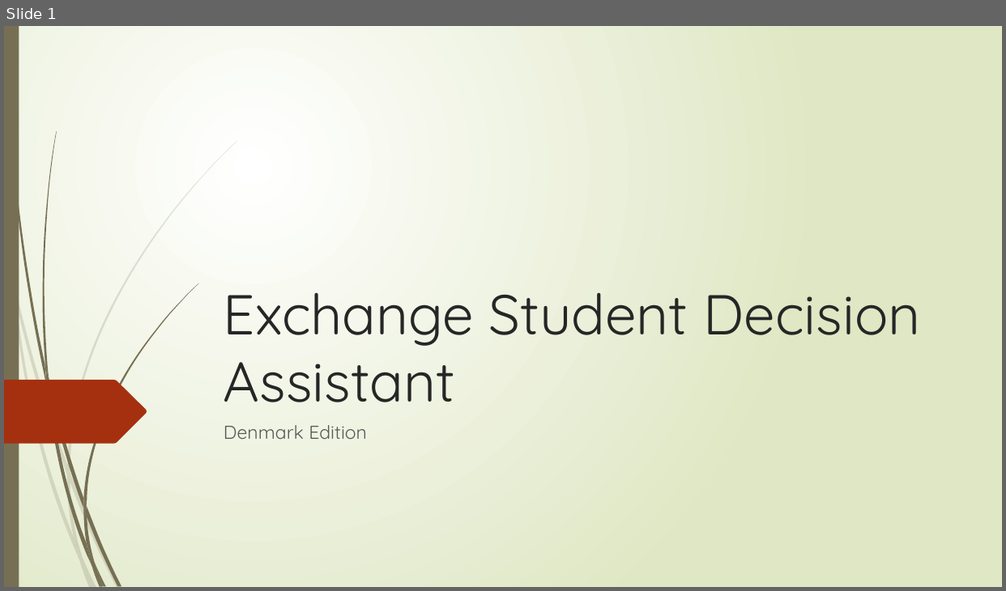
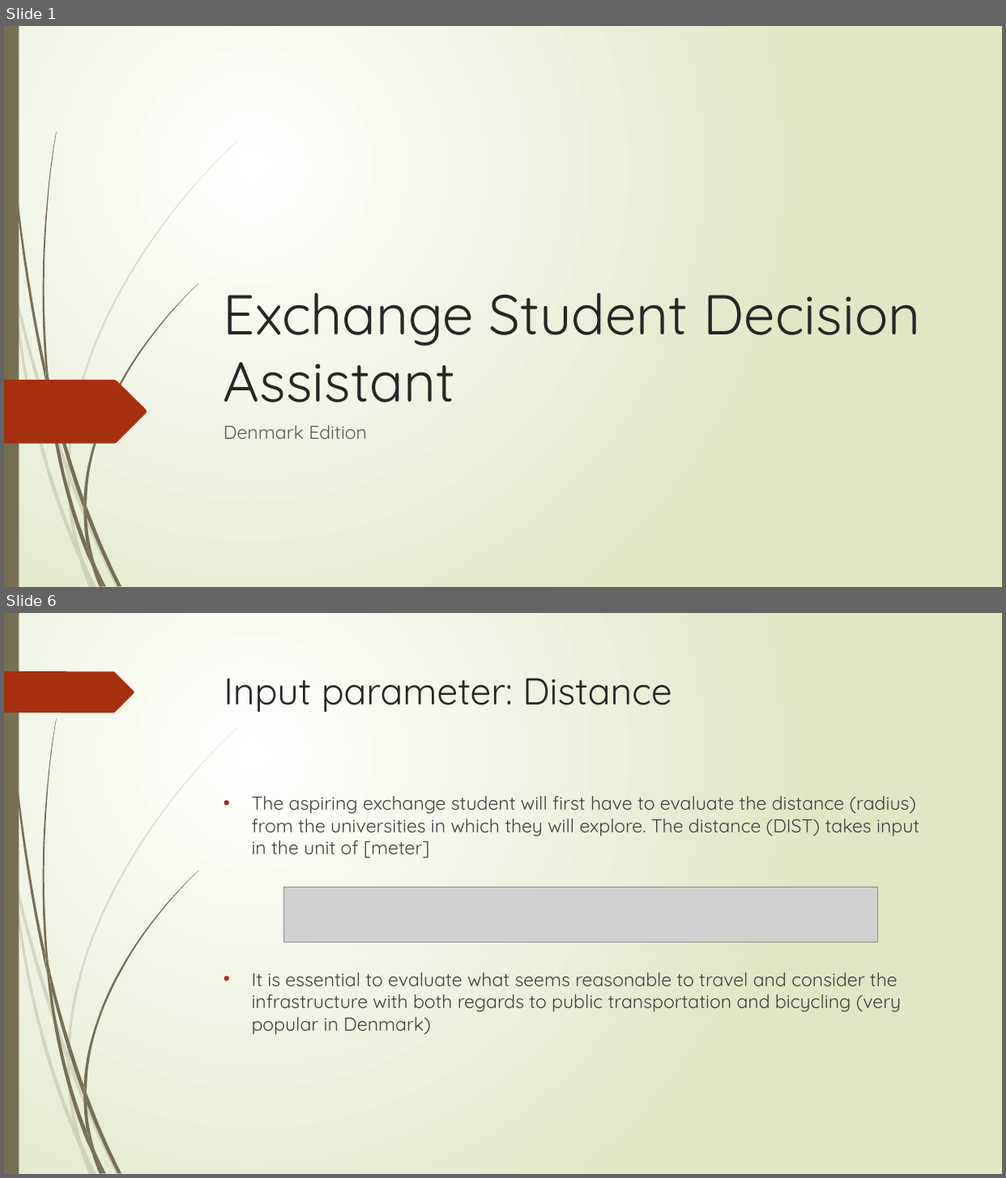
Before and after one commit to VintageVinyl/Coursera_Capstone, a slide deck: Exchange Student Decision Assistant.pptx. Shown one above the other, each under a label of ours: slide 1 before the commit, slides 1 and 6 after it; the slides between them are not shown. The pictures are 1006x591 and 1006x1178 pixels, drawn with LibreOffice and Linux fonts; fonts in the diff are those of the drawing; grey boxes stand for pictures. Boxes give left, top, right and bottom in pixels: in the first picture for what was removed or moved away, otherwise in the second. Text is boxed around its words. In the diff, an @@ line names an element or a change of style, - is before the commit and + after.

```diff
--- a/Exchange Student Decision Assistant.pptx
+++ b/Exchange Student Decision Assistant.pptx
@@ slide 6 added at (4,613,1002,1174), background gradient #FFFFFF to #DFE8C4; not listed: 23 template elements that a slide beside it also shows @@
@@ freeform shape added at (4,671,134,713), fill #A53010 @@
@@ title added at (224,678,671,713), 36 pt, text #262626 @@
+Input parameter: Distance
@@ text added at (252,796,919,1035), 18 pt, text #404040 @@
+• The aspiring exchange student will first have to evaluate the distance (radius) from the universities in which they will explore. The distance (DIST) takes input in the unit of [meter]
+• It is essential to evaluate what seems reasonable to travel and consider the infrastructure with both regards to public transportation and bicycling (very popular in Denmark)
@@ picture added at (284,887,878,943) @@
```
Also in this commit, not shown: 10 other slides added, 5 slides removed.
